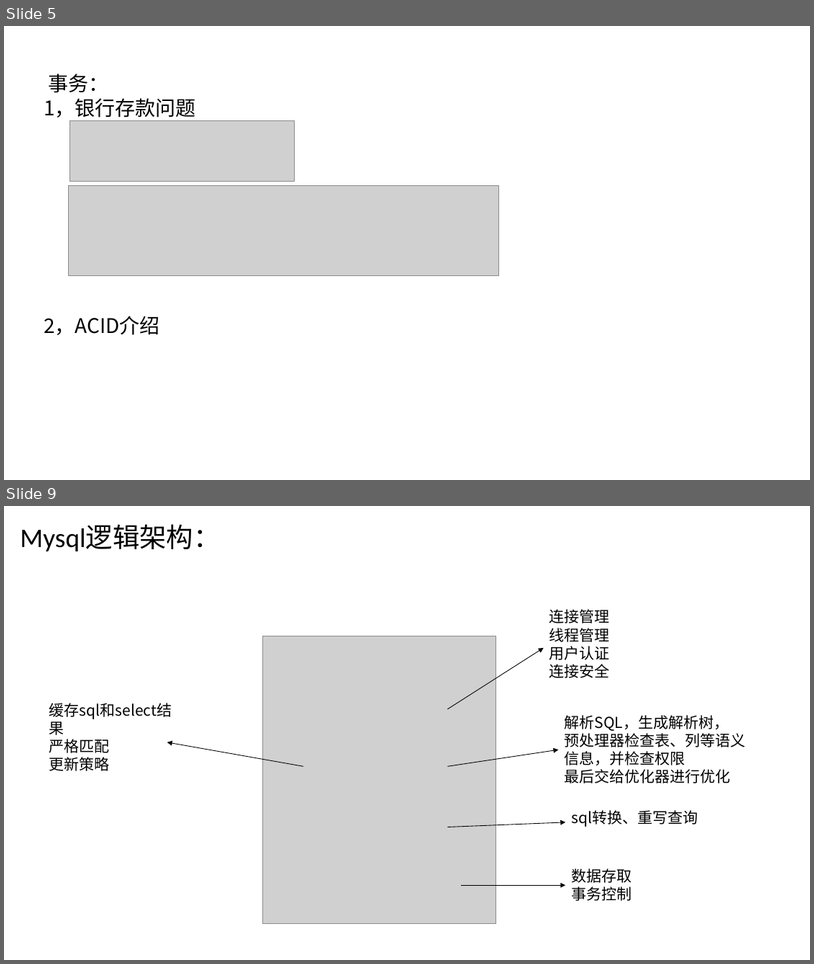
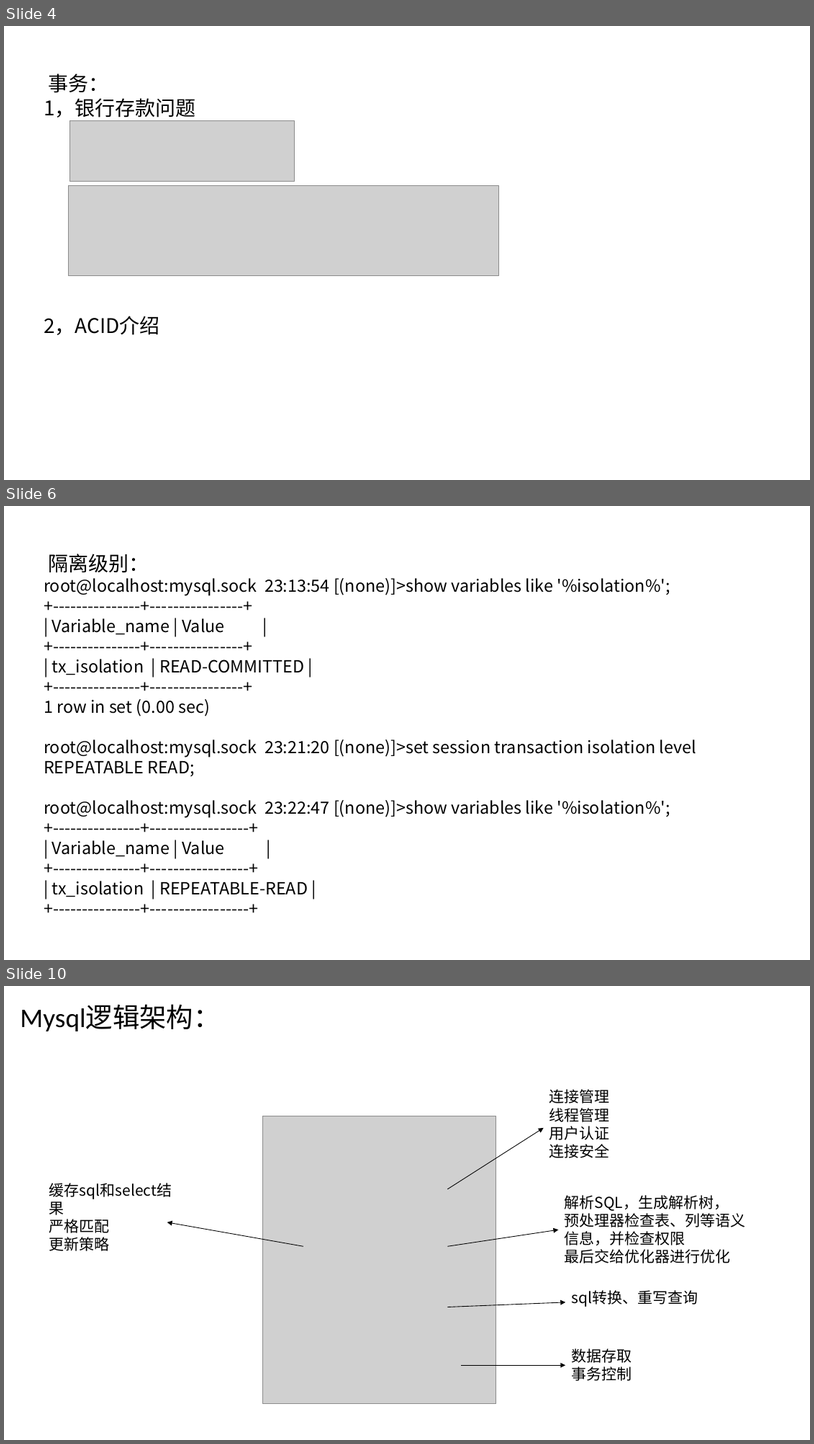
Before and after one commit to ronghuaihai/sharefiles, a slide deck: 数据库演示.pptx. Shown one above the other, each under a label of ours: slides 5 and 9 before the commit, slides 4, 6 and 10 after it; the slides between them are not shown. The pictures are 814x964 and 814x1444 pixels, drawn with LibreOffice and Linux fonts; fonts in the diff are those of the drawing; grey boxes stand for pictures; background and template pictures are left out. Boxes give left, top, right and bottom in pixels: in the first picture for what was removed or moved away, otherwise in the second. Text is boxed around its words. In the diff, an @@ line names an element or a change of style, - is before the commit and + after.

```diff
--- a/数据库演示.pptx
+++ b/数据库演示.pptx
@@ slide 6 added at bbox=[4, 506, 810, 960], background picture (left out) @@
@@ text added at bbox=[44, 554, 697, 897], 20 pt, text #000000 @@
+隔离级别：
+root@localhost:mysql.sock 23:13:54 [(none)]>show variables like '%isolation%';
++---------------+----------------+
+| Variable_name | Value |
++---------------+----------------+
+| tx_isolation | READ-COMMITTED |
++---------------+----------------+
+1 row in set (0.00 sec)
+root@localhost:mysql.sock 23:21:20 [(none)]>set session transaction isolation level REPEATABLE READ;
+root@localhost:mysql.sock 23:22:47 [(none)]>show variables like '%isolation%';
++---------------+-----------------+
+| Variable_name | Value |
++---------------+-----------------+
+| tx_isolation | REPEATABLE-READ |
++---------------+-----------------+
@@ what was slide 5 is now slide 4 @@
@@ what was slide 9 is now slide 10 @@
```
Also in this commit, not shown: 12 slides changed, 5 other slides added, 3 slides removed, 2 other files.
